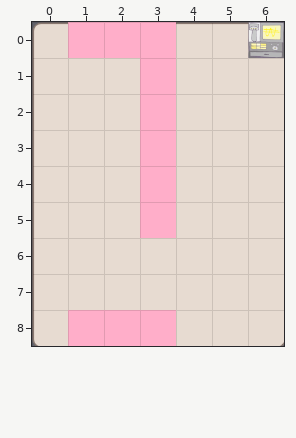
Two states of a Tiled map, HungryGame/proj.win32/map/42.tmx. This is how it looked before the edit.
Cells are 60x60 px. Shown: x 0..6, y 0..8.
The same view after the edit:
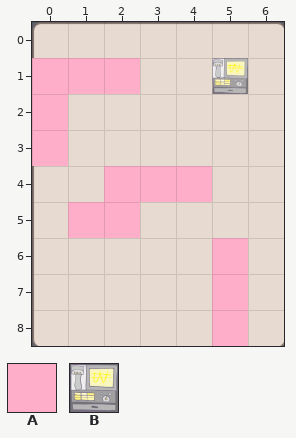
Key: from "metaset1": A 0; from "wall": B 0.
_ is an empty cell, # one hidden under a higher layer.
Edits made:
{"where": "layer \"wall\""}
{"y":0,"x":1,"old":"###","new":"___"}
{"y":0,"x":6,"old":"B","new":"_"}
{"y":1,"x":3,"old":"#","new":"_"}
{"y":1,"x":5,"old":"_","new":"B"}
{"y":2,"x":3,"old":"#","new":"_"}
{"y":3,"x":3,"old":"#","new":"_"}
{"y":5,"x":3,"old":"#","new":"_"}
{"y":8,"x":1,"old":"###","new":"___"}
{"where": "layer \"Items\""}
{"y":0,"x":1,"old":"AAA","new":"___"}
{"y":1,"x":0,"old":"___A","new":"AAA_"}
{"y":2,"x":0,"old":"_","new":"A"}
{"y":2,"x":3,"old":"A","new":"_"}
{"y":3,"x":0,"old":"_","new":"A"}
{"y":3,"x":3,"old":"A","new":"_"}
{"y":4,"x":2,"old":"_","new":"A"}
{"y":4,"x":4,"old":"_","new":"A"}
{"y":5,"x":1,"old":"__A","new":"AA_"}
{"y":6,"x":5,"old":"_","new":"A"}
{"y":7,"x":5,"old":"_","new":"A"}
{"y":8,"x":1,"old":"AAA","new":"___"}
{"y":8,"x":5,"old":"_","new":"A"}
